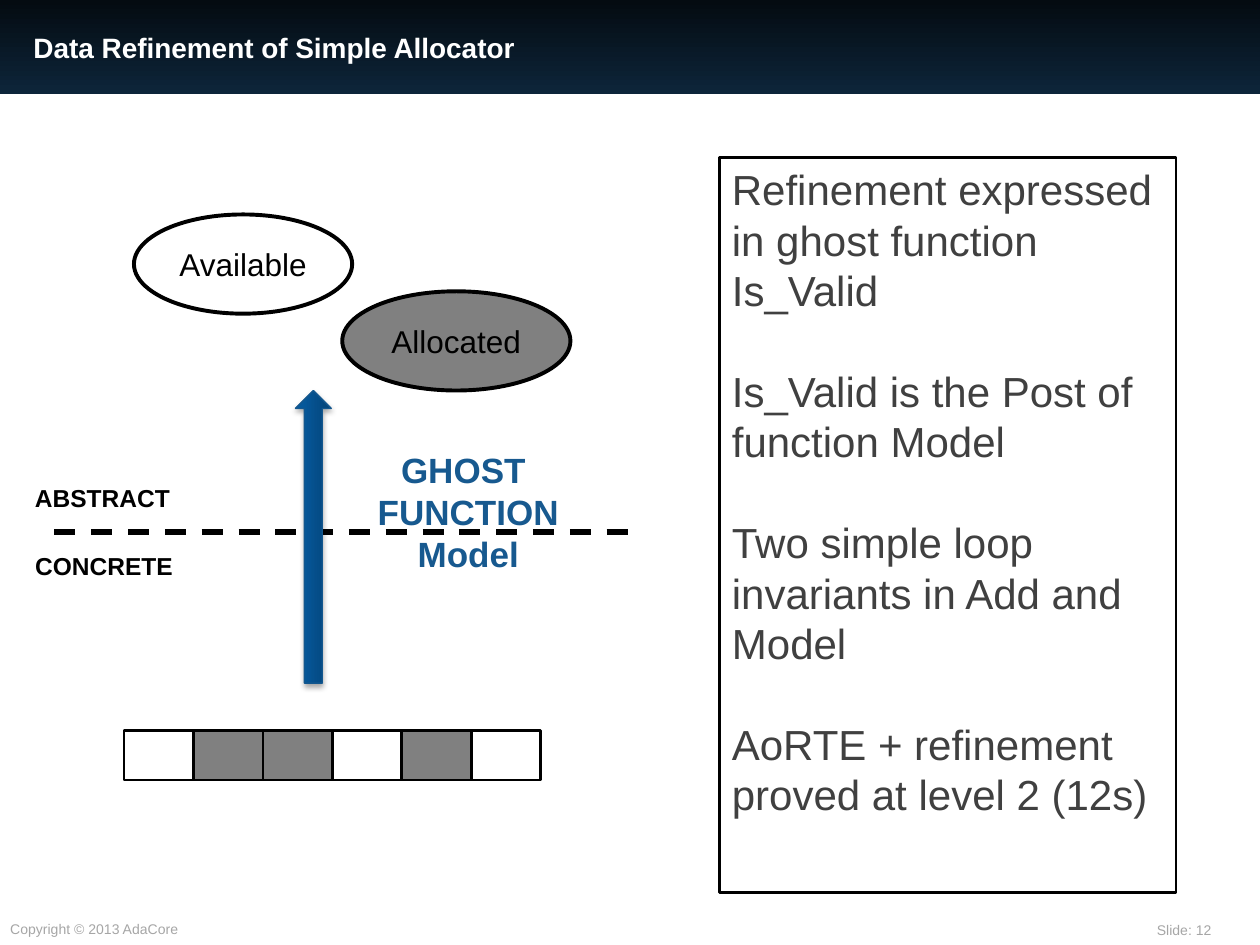
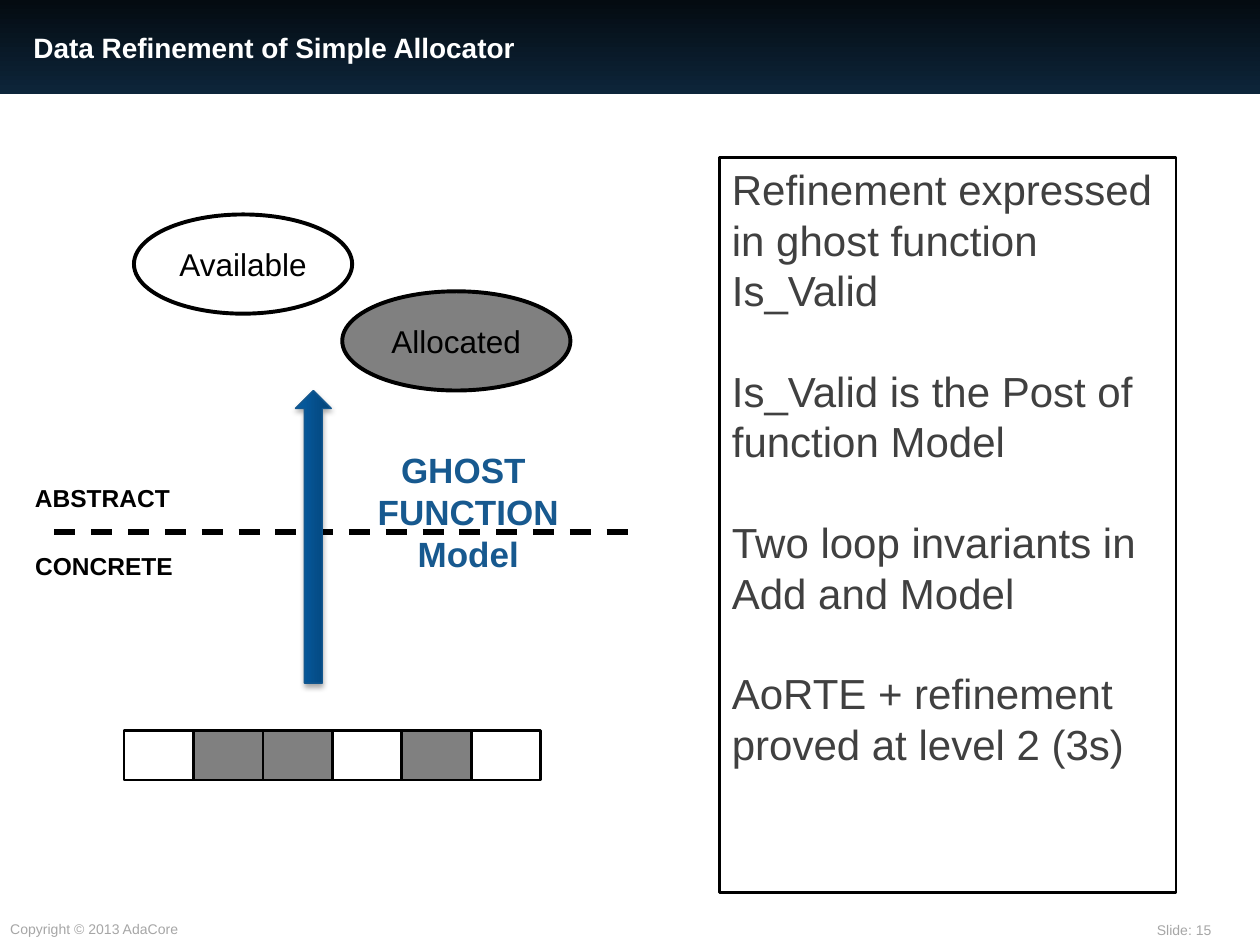
Before and after one commit to AdaCore/spark2014, a slide deck: slide 15 of slides/RSSRail_2016/SPARK.pptx (slide 12 before the commit). Drawn at 1260x945 pixels with LibreOffice and Linux fonts; fonts in the diff are those of the drawing. Boxes give left, top, right and bottom in pixels: in the first picture for what was removed or moved away, otherwise in the second. Text is boxed around its words. In the diff, an @@ line names an element or a change of style, - is before the commit and + after.

```diff
--- a/slides/RSSRail_2016/SPARK.pptx
+++ b/slides/RSSRail_2016/SPARK.pptx
@@ text at bbox=[732, 527, 1136, 768]: text changed @@
-Two simple loop invariants in Add and Model
-AoRTE + refinement proved at level 2 (12s)
+Two loop invariants in Add and Model
+AoRTE + refinement proved at level 2 (3s)
@@ page number at bbox=[1157, 925, 1212, 935]: text changed @@
-Slide: 12
+Slide: 15
```
Also in this commit, not shown: 6 other slides changed, 4 slides added.
